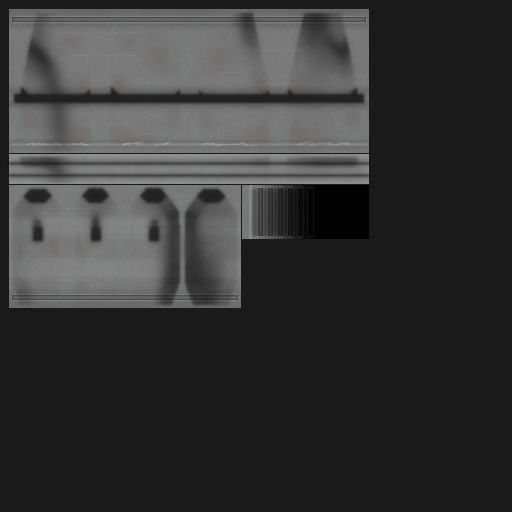
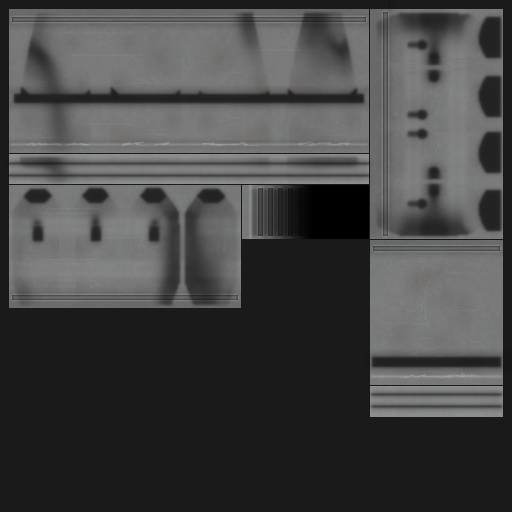
Layers edited between the first and the second 512×512 image:
added group "bare_2" with 12 layers above "bare_1" over [368, 0, 512, 417]
added layer "baked ao 2" (1st of 2, in "bare_2") (multiply, 30%) in group "bare_2" over [368, 5, 509, 391]
added layer "baked ao 1" (1st of 2, in "bare_2") (multiply, 60%) in group "bare_2" over [369, 10, 504, 385]
added layer "low 2" in group "bare_2" over [369, 386, 504, 415]
added layer "low 1" in group "bare_2" over [369, 391, 504, 410]
added layer "high 3" (20%) in group "bare_2" over [398, 9, 472, 239]
added layer "high 2" (40%) in group "bare_2" over [399, 372, 479, 378]
added layer "high 1" in group "bare_2" over [370, 373, 503, 380]
added layer "grime 3" (20%) in group "bare_2" over [377, 17, 492, 378]
added layer "grime 2" (10%) in group "bare_2" over [382, 29, 483, 377]
added layer "grime 1" (20%) in group "bare_2" over [368, 0, 512, 377]
added layer "wear" (1st of 2, in "bare_2") (20%) in group "bare_2" over [370, 9, 503, 417]
added group "bare_1" with 14 layers above "b" over [256, 9, 375, 313]
moved "baked ao 2" (2nd of 2, in "bare_1") into group "bare_1" over [256, 9, 372, 313]
moved "baked ao 1" (2nd of 2, in "bare_1") into group "bare_1" over [256, 186, 315, 238]
moved "body high 1" into group "bare_1" over [256, 186, 315, 238]
moved "body low 2" into group "bare_1" over [370, 155, 375, 184]
moved "body hole" into group "bare_1" over [256, 186, 315, 238]
moved "body grime 3" into group "bare_1" over [256, 186, 315, 238]
moved "body grime 2" into group "bare_1" over [256, 186, 315, 238]
moved "body grime 1" into group "bare_1" over [256, 186, 315, 238]
moved "wear" (2nd of 2, in "bare_1") into group "bare_1" over [256, 186, 315, 238]
painted on "b" over [370, 9, 503, 417]
